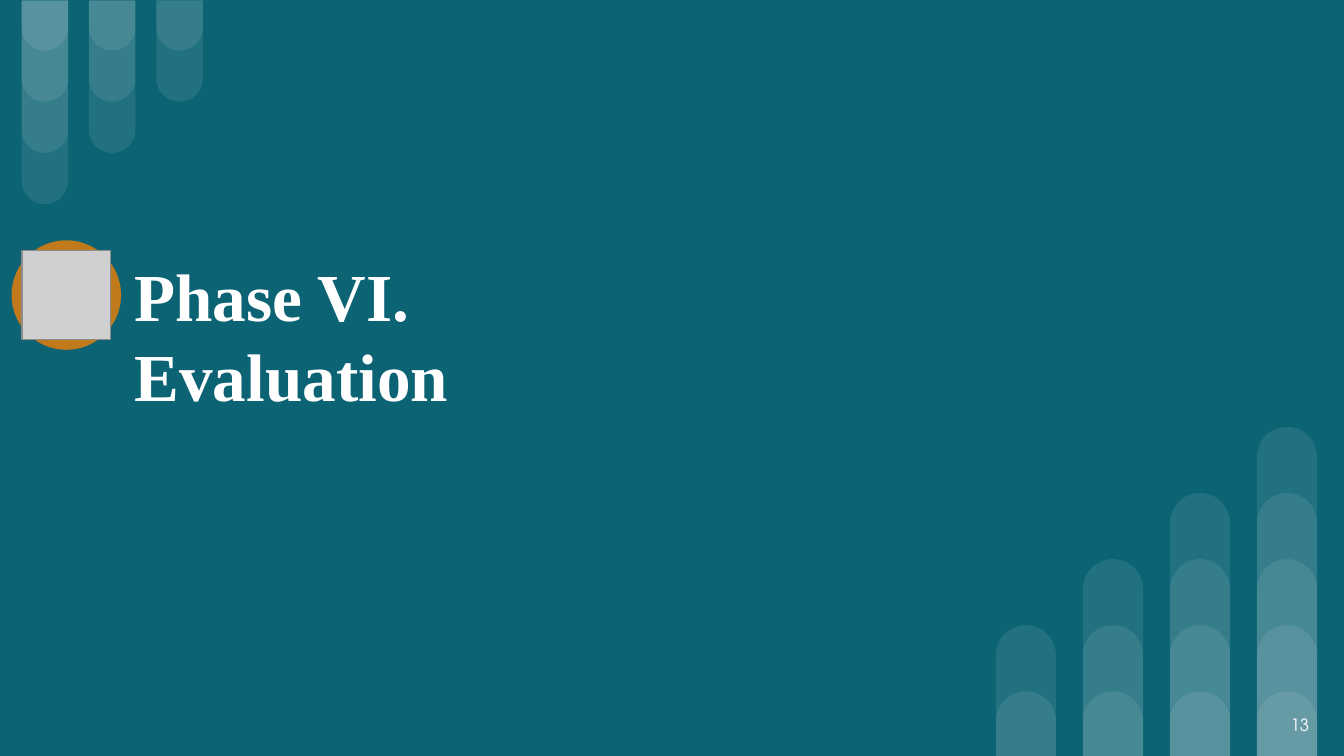
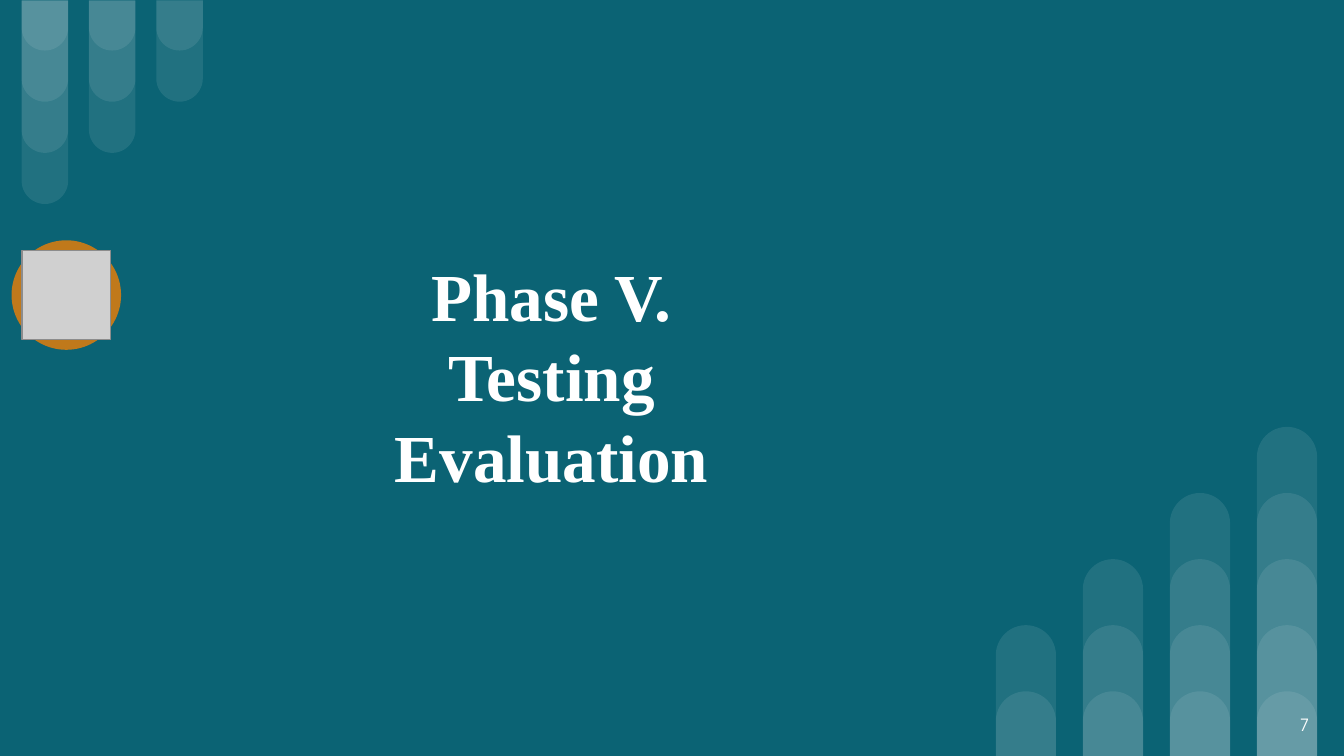
Before and after one commit to dkm2bd/UVA_DSI_CS5010_capstone1, a slide deck: slide 7 of UVA.Capstone1_webscrapper_final_report.pptx (slide 13 before the commit). Drawn at 1344x756 pixels with LibreOffice and Linux fonts; fonts in the diff are those of the drawing; grey boxes stand for pictures. Boxes give left, top, right and bottom in pixels: in the first picture for what was removed or moved away, otherwise in the second. Text is boxed around its words. In the diff, an @@ line names an element or a change of style, - is before the commit and + after.

```diff
--- a/UVA.Capstone1_webscrapper_final_report.pptx
+++ b/UVA.Capstone1_webscrapper_final_report.pptx
@@ title at [395,274,708,483]: text changed @@
-Phase VI.
-Evaluation
+Phase V.
+Testing
+Evaluation
@@ page number at [1300,718,1309,731]: text changed @@
-13
+7
```
Also in this commit, not shown: 7 other slides changed, 9 slides removed.
